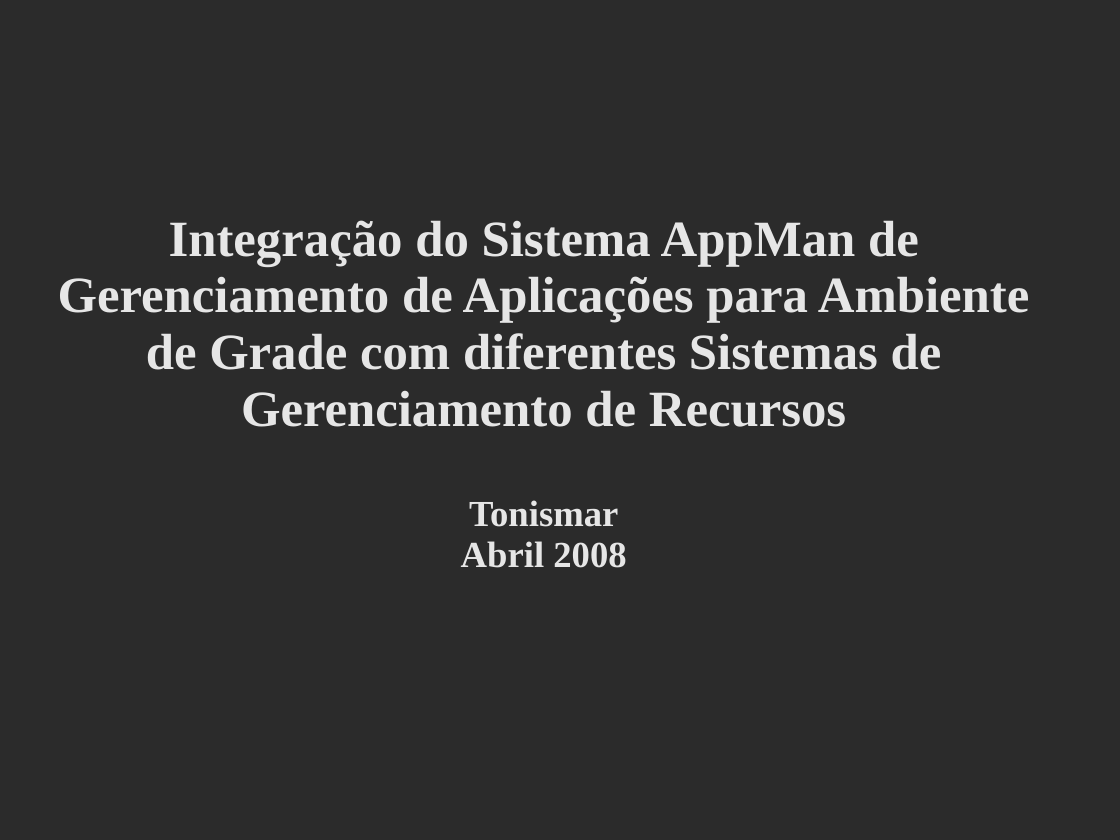
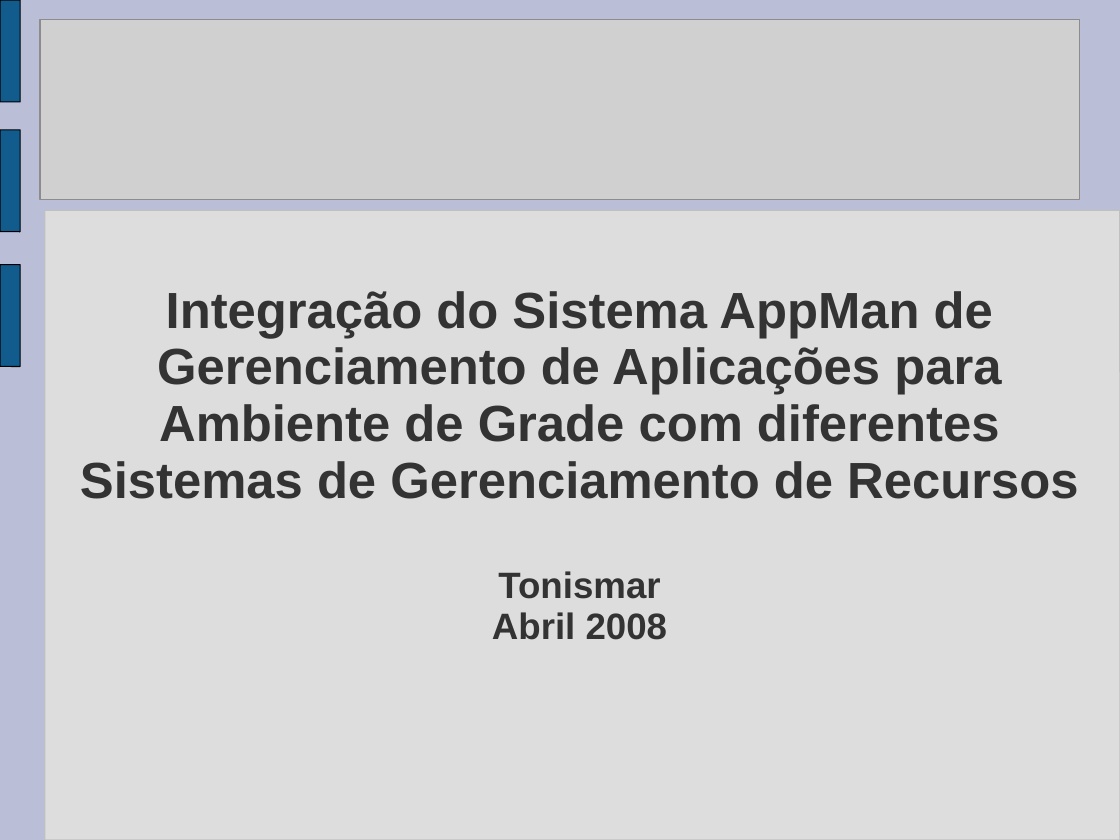
Before and after one commit to tonismar/tcc-tonismar, a slide deck: slide 1 of TCC/Monografia/SeminarioAndamento.ppt. Drawn at 1120x840 pixels with LibreOffice and Linux fonts; fonts in the diff are those of the drawing; grey boxes stand for pictures; background and template pictures are left out; a plain dark background stands for a picture behind light text. Boxes give left, top, right and bottom in pixels: in the first picture for what was removed or moved away, otherwise in the second. Text is boxed around its words. In the diff, an @@ line names an element or a change of style, - is before the commit and + after.

Commit message:
Ajustes para apresentação do seminário.

```diff
--- a/TCC/Monografia/SeminarioAndamento.ppt
+++ b/TCC/Monografia/SeminarioAndamento.ppt
@@ background picture (left out) to #BABED6 @@
@@ freeform shape added at [0,0,20,102], fill #125C8D, outline #000000 0.74 pt @@
@@ picture added at [40,20,1080,200] @@
@@ freeform shape added at [0,130,20,232], fill #125C8D, outline #000000 0.74 pt @@
@@ rounded rectangle added at [45,210,1120,840], fill #DDDDDD, outline #C0C0C0 0.74 pt @@
@@ title "Integração do Sistema AppMan de ...": place and size @@
-title "Integração do Sistema AppMan de ..." at [58,220,1029,568]
+title "Integração do Sistema AppMan de ..." at [80,291,1078,640]
@@ title "Integração do Sistema AppMan de ..." at [80,291,1078,640]: font Times New Roman to Arial, text colour #E6E6E6 to #333333 @@
@@ freeform shape added at [0,264,20,366], fill #125C8D, outline #000000 0.74 pt @@
```
Also in this commit, not shown: 8 other slides changed, 2 slides added.
